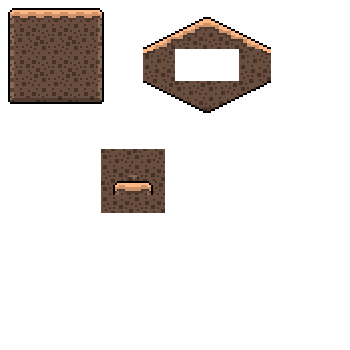
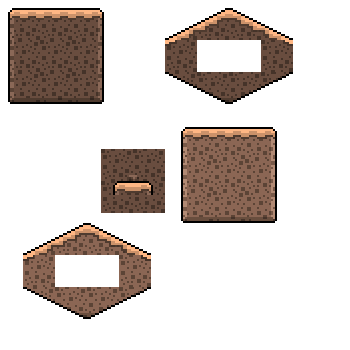
The second (350, 350) image is a revision of the first. Changes to its layers:
added layer "Brightness/Contrast 1" in group "background" over [181, 127, 277, 223]
added layer "Layer 51" in group "background" over [23, 223, 151, 319]
added layer "Layer 50" in group "background" over [165, 8, 293, 104]
painted on "Layer 49" over [143, 17, 271, 113]
